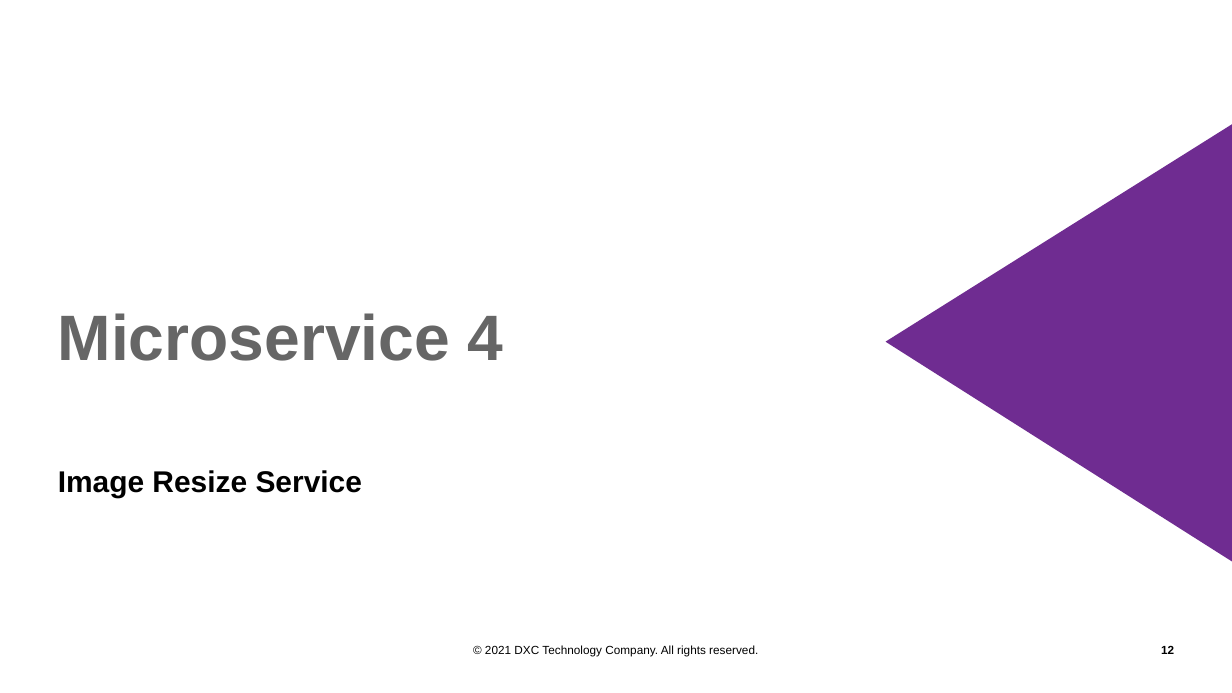
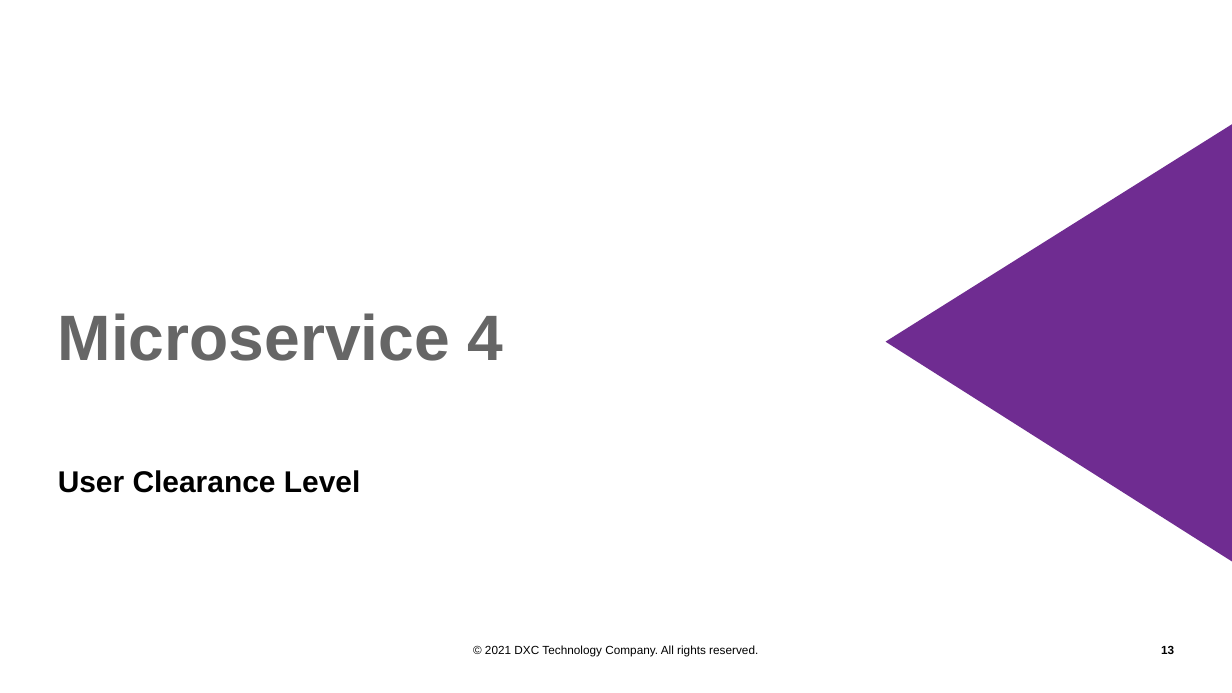
Before and after one commit to Pajmage/CETM67Assignment1, a slide deck: slide 13 of Microservices Architecture.pptx (slide 12 before the commit). Drawn at 1232x693 pixels with LibreOffice and Linux fonts; fonts in the diff are those of the drawing; background and template pictures are left out. Boxes give left, top, right and bottom in pixels: in the first picture for what was removed or moved away, otherwise in the second. Text is boxed around its words. In the diff, an @@ line names an element or a change of style, - is before the commit and + after.

```diff
--- a/Microservices Architecture.pptx
+++ b/Microservices Architecture.pptx
@@ subtitle at (x1=58, y1=470, x2=360, y2=493): text changed @@
-Image Resize Service
+User Clearance Level
```
Also in this commit, not shown: 1 other slide changed, 2 slides added, 6 other files.
